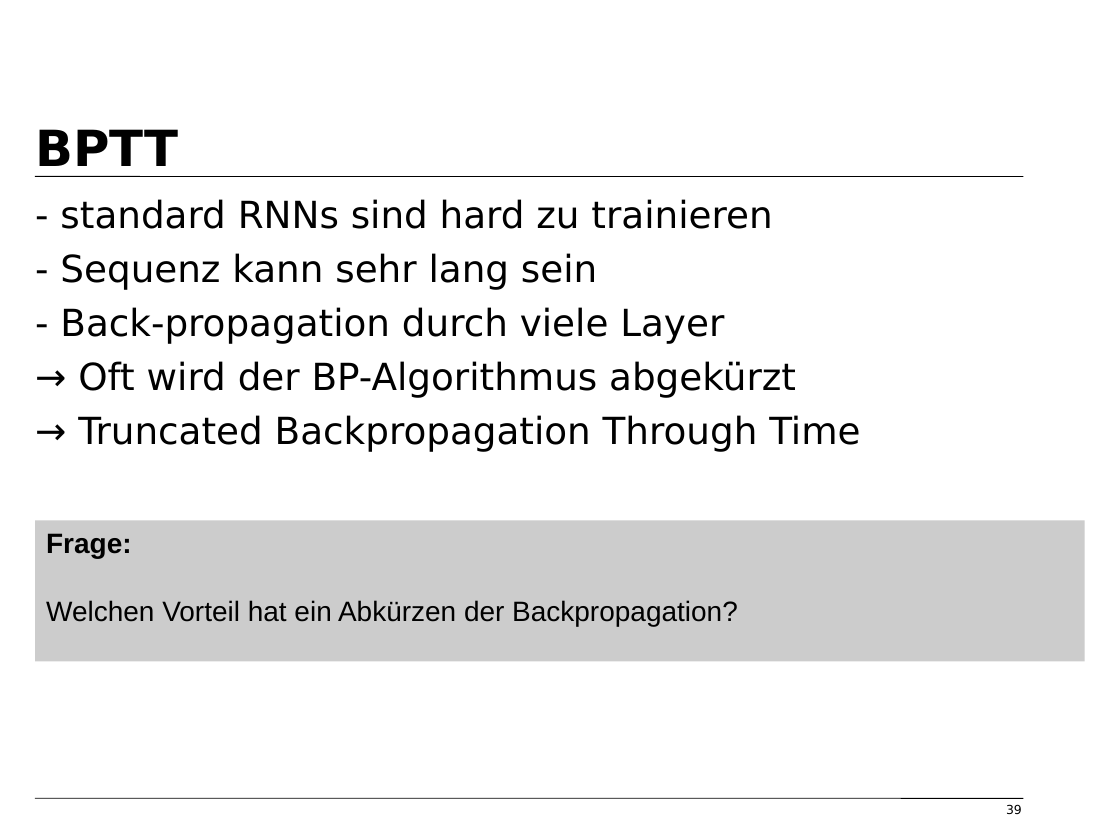
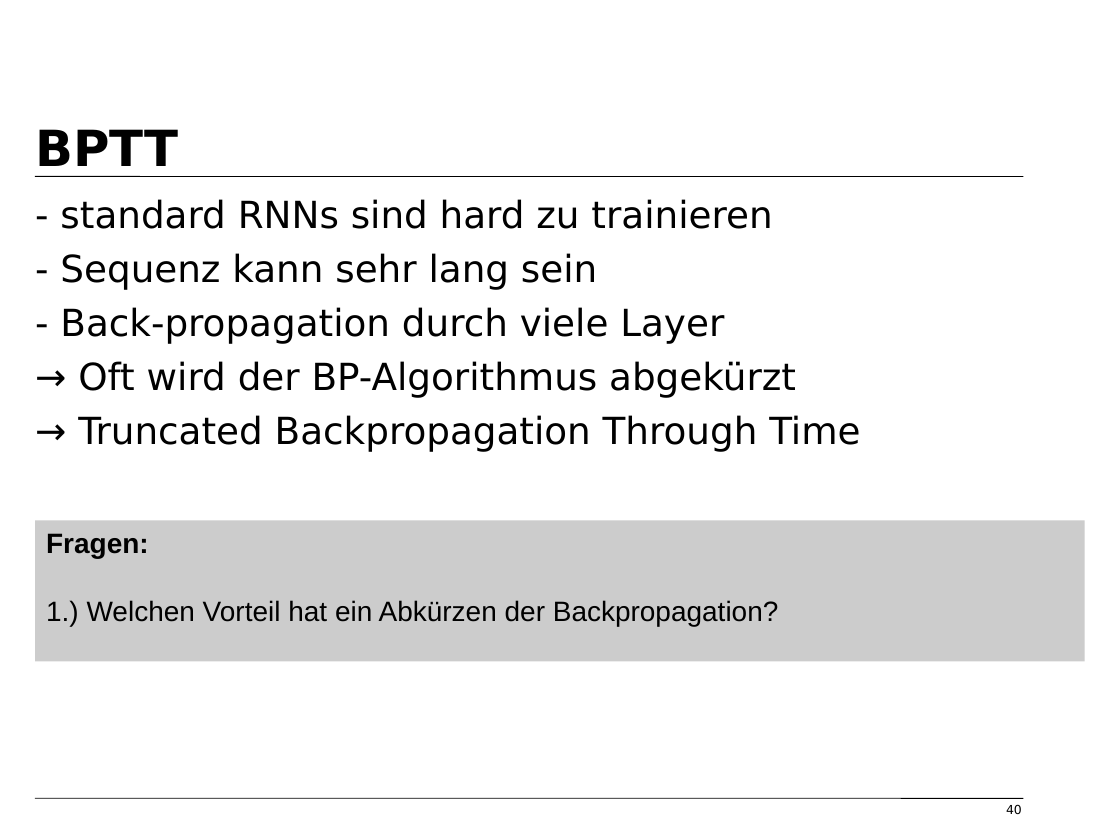
Before and after one commit to tfassbender/deep_learning_team_rnn, a slide deck: slide 40 of vorlesung/vorlesung_rnn_tobias_marvin.odp (slide 39 before the commit). Drawn at 1120x840 pixels with LibreOffice and Linux fonts; fonts in the diff are those of the drawing; background and template pictures are left out. Boxes give left, top, right and bottom in pixels: in the first picture for what was removed or moved away, otherwise in the second. Text is boxed around its words. In the diff, an @@ line names an element or a change of style, - is before the commit and + after.

```diff
--- a/vorlesung/vorlesung_rnn_tobias_marvin.odp
+++ b/vorlesung/vorlesung_rnn_tobias_marvin.odp
@@ text in rectangle at box(46, 533, 779, 626): text changed @@
-Frage:
-Welchen Vorteil hat ein Abkürzen der Backpropagation?
+Fragen:
+1.) Welchen Vorteil hat ein Abkürzen der Backpropagation?
@@ page number at box(1006, 804, 1022, 814): text changed @@
-39
+40
```
Also in this commit, not shown: 6 other slides changed, 6 slides added, 1 slide removed, 3 other files.
